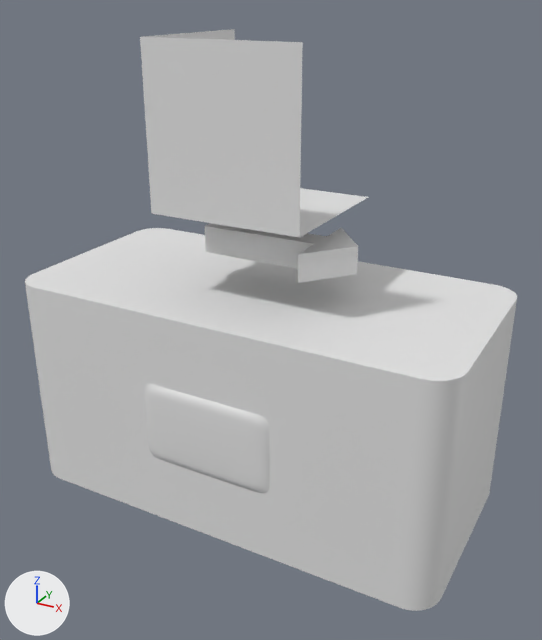
What one commit did to the glTF model Assets/part.glb.
Both versions are drawn from a 50 mm camera at (4.52, -8.05, 5.06) aimed at (0.05, 0.08, 0.99). Every picture has the same lights, and +X, +Y and +Z are marked at lower left. Vertices at the same position are counted once.

The first picture shows 'bloc', 'flag'.
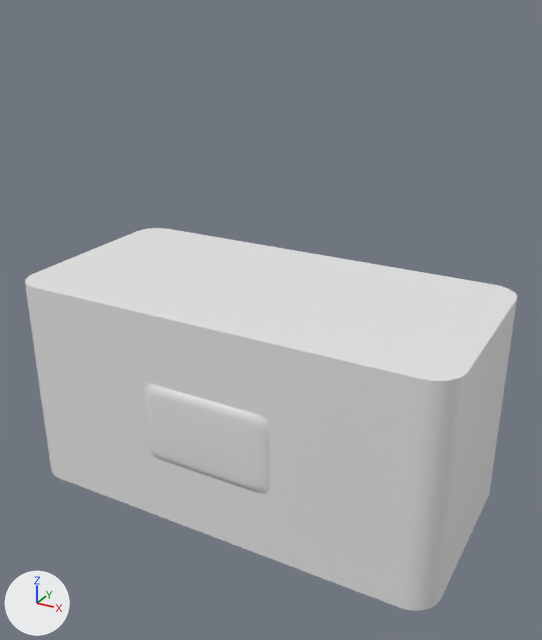
What changed in the scene script:
```text
Change me_bloc:
    where me_bloc.from_pydata(...)  # 80 vertices, 138 faces; spans x -3.0..3.0, y -1.5..1.5, z -1.5..4.59
    used by ob_bloc; location = (0.0, 0.0, 0.0)
    remove me_bloc.materials.append(mat_filament)  # white #e7e7e7
    me_bloc part 1: the loose piece of 14 vertices spanning x -0.79..1.29, y -0.61..0.61, z 1.89..2.25 is deleted
    me_bloc part 2: the loose piece of 10 vertices spanning x -1.0..1.0, y -1.0..1.0, z 2.59..4.59 is deleted
```

Location of each change, (x1, y1, x2, y2) in pixels of the pictures (542 x 640 px):
'bloc', reshaped (34% shorter): before (25, 29, 517, 611); after (25, 228, 517, 611)
part 1 of me_bloc, deleted: before (205, 223, 358, 283)
part 2 of me_bloc, deleted: before (140, 29, 368, 238)
